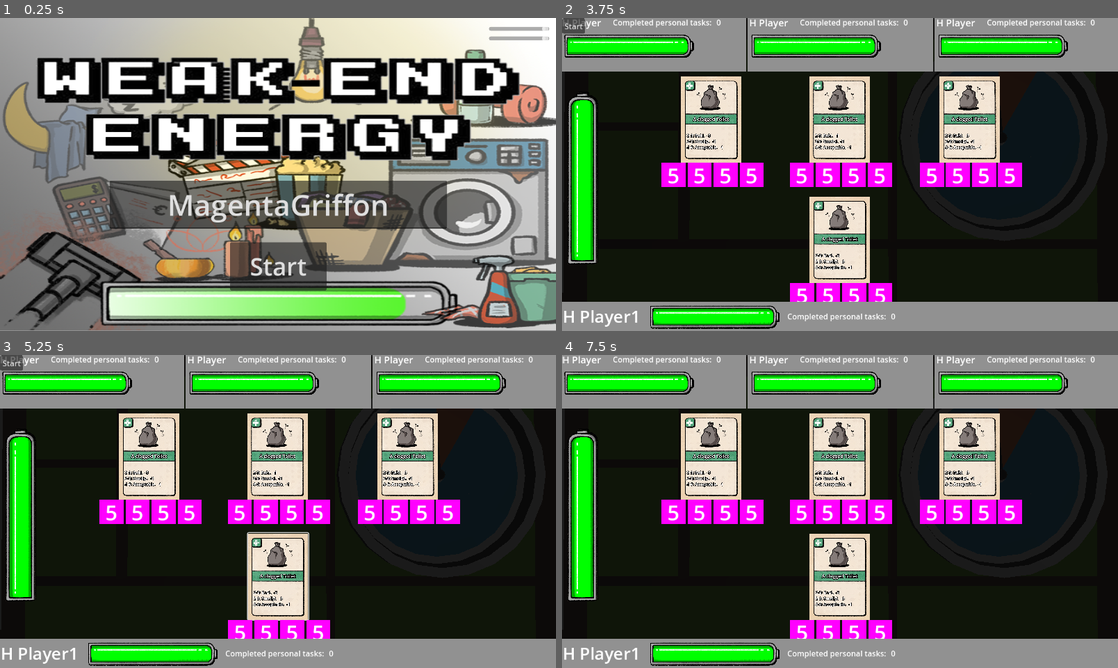
Above: before the commit, frames 1-4 (two rows, left to right).
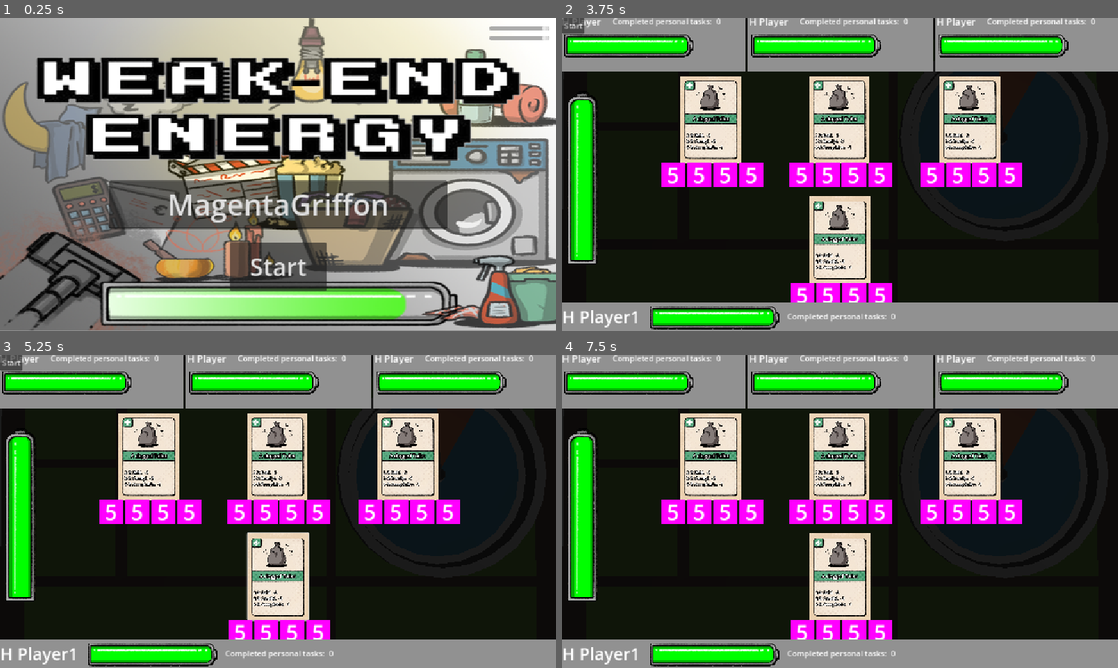
Above: after the commit, the same moments.

Repository: Lievven/weak-end-energy
Game: Godot game, scene res://jans_scene.tscn
Same seed, same stepped clock (60 frames per second), same inputs: the game is played once before the commit and once after it. Sound files missing from this copy of the repository are replaced by a short silence.
Inputs (mouse positions are in pixels of both pictures, inside the frame that each line leads up to):
- Up to frame 1 (0.25 s): no input
- Up to frame 2 (3.75 s): click (840, 174) at 0.5 s; click (840, 240) at 1.27 s; click "Start" at 2 s; click "Start" at 2.75 s; click "Start" at 3.5 s
- Up to frame 3 (5.25 s): click (278, 511) at 4.25 s; click (278, 577) at 5.02 s
- Up to frame 4 (7.5 s): click (840, 511) at 5.75 s; click (840, 577) at 6.52 s; click "Start" at 7.25 s

The runs differ from the first frame. In frame 1, 8.9% of the frame differs, in the area x 0-100%, y 0-100%; in frame 2, 7.5%; in frame 3, 7.6%; in frame 4, 7.5%.

Commit message:
include protocol in url to use localhost via http, add BoardAndClockController to move clock (closes #1) added per playercount constants for energy and group tasks count implemented win condition some reserialization shenanigans, set scale mode to "Canvas" to fix pixely scaling in browser

Diff:
--- /dev/null
+++ b/Godot/clock/BoardAndClockController.gd
@@ -0,0 +1,20 @@
+extends Node
+
+@export var clock_arm_parent : Node3D
+@export var clock_arm_name : String
+
+var clock_arm : Node3D
+
+func _ready():
+	clock_arm = clock_arm_parent.find_child(clock_arm_name);
+
+func _enter_tree():
+	Fred.game_state_wrapper_changed.connect(game_state_wrapper_changed)
+
+func _exit_tree():
+	Fred.game_state_wrapper_changed.disconnect(game_state_wrapper_changed)
+
+func game_state_wrapper_changed(gsw : game_state_wrapper):
+	if !gsw.is_game_started(): return
+
+	clock_arm.rotation = Vector3(0,0,-((gsw.get_turn_index()+0.5) / gsw.get_turns_max()) * PI * 2)
--- a/Godot/fred.gd
+++ b/Godot/fred.gd
@@ -6,8 +6,8 @@
 signal update_cards(cards)
 signal game_state_wrapper_changed(v:game_state_wrapper);
 
-var url = "2cool4bool.com"
-#var url = "localhost:8081"
+#var url = "https://2cool4bool.com"
+var url = "http://localhost:8081"
 @onready var poll_http = HTTPRequest.new()
 @onready var req_http = HTTPRequest.new()
 
@@ -24,21 +24,21 @@
 
 
 func poll():
-	poll_http.request("https://" + url + "/poll?user=" + user_id + "&knownVersion=" + str(previous_version))
+	poll_http.request(url + "/poll?user=" + user_id + "&knownVersion=" + str(previous_version))
 
 
 func stage_card(card_id):
-	req_http.request("https://" + url + "/action?user=" + user_id + \
+	req_http.request(url + "/action?user=" + user_id + \
 	"&action=StageCard&cardId=" + str(card_id))
 
 
 func choose_activity(card_id):
-	req_http.request("https://" + url + "/action?user=" + user_id + \
+	req_http.request(url + "/action?user=" + user_id + \
 	"&action=ChooseActivity&cardId=" + str(card_id))
 
 
 func start_game():
-	req_http.request("https://" + url + "/action?user=" + user_id + \
+	req_http.request(url + "/action?user=" + user_id + \
 	"&action=StartGame")
 
 func _on_request_completed(result, response_code, headers, body) -> void:
--- a/Godot/gameStateWrapper.gd
+++ b/Godot/gameStateWrapper.gd
@@ -56,8 +56,14 @@
 func get_turn_index()->int:
 	return inner_game_state.turnIndex;
 
+func get_turns_max()->int:
+	return inner_game_state.conGeneral.numTurns;
+
 func get_is_staging_phase()->bool:
 	return inner_game_state.phaseIndex == 0;
 
 func get_is_choosing_activity_phase()->bool:
 	return inner_game_state.phaseIndex == 1;
+
+func get_playercount_con():
+	return inner_game_state.conGeneral.byPlayerCount[inner_game_state.players.size()];
--- a/Godot/jans_scene.tscn
+++ b/Godot/jans_scene.tscn
@@ -1,11 +1,12 @@
-[gd_scene load_steps=9 format=3 uid="uid://e8bhwjkcn0ir"]
+[gd_scene load_steps=10 format=3 uid="uid://e8bhwjkcn0ir"]
 
 [ext_resource type="PackedScene" uid="uid://dkdlmjor1so01" path="res://board_and_clock_2.fbx" id="2_86lhx"]
 [ext_resource type="PackedScene" uid="uid://dwansns35h8w4" path="res://card_ui/card_hand.tscn" id="2_n0yoy"]
 [ext_resource type="PackedScene" uid="uid://dwrs03074tgo1" path="res://resources/board_and_clock.fbx" id="2_vslsf"]
 [ext_resource type="Script" uid="uid://dfinw6b8dggu" path="res://button.gd" id="3_n0yoy"]
+[ext_resource type="Script" uid="uid://bj7a4jorko4c" path="res://clock/BoardAndClockController.gd" id="3_tmg3v"]
 [ext_resource type="PackedScene" uid="uid://boxlrrifk2hh1" path="res://staging/staging_area.tscn" id="4_xrgg8"]
-[ext_resource type="PackedScene" path="res://menu.tscn" id="5_dwnfq"]
+[ext_resource type="PackedScene" uid="uid://de85dukbwipsf" path="res://menu.tscn" id="5_dwnfq"]
 [ext_resource type="PackedScene" uid="uid://bkg7n1gl3ow5u" path="res://main_ui.tscn" id="6_e6lia"]
 
 [sub_resource type="Environment" id="Environment_vslsf"]
@@ -23,6 +24,11 @@
 
 [node name="board_and_clock_2" parent="." instance=ExtResource("2_86lhx")]
 transform = Transform3D(1, 0, 0, 0, 1, 0, 0, 0, 1, -5.29639, 0, -0.868425)
+
+[node name="Node" type="Node" parent="." node_paths=PackedStringArray("clock_arm_parent")]
+script = ExtResource("3_tmg3v")
+clock_arm_parent = NodePath("../board_and_clock_2")
+clock_arm_name = "Cylinder"
 
 [node name="WorldEnvironment" type="WorldEnvironment" parent="."]
 environment = SubResource("Environment_vslsf")
--- a/Godot/main_ui.tscn
+++ b/Godot/main_ui.tscn
@@ -15,7 +15,6 @@
 
 [node name="other_players" parent="." instance=ExtResource("2_w37m7")]
 layout_mode = 1
-mouse_filter = 2
 
 [node name="local_player_container" parent="." instance=ExtResource("1_2ppmm")]
 layout_mode = 1
--- a/Godot/players_info/counters/multiple_task_counter/group_tasks_bar.gd
+++ b/Godot/players_info/counters/multiple_task_counter/group_tasks_bar.gd
@@ -16,4 +16,4 @@
 	if !is_started:
 		return;
 
-	bar.set_values(gsw.inner_game_state.completedGroupTasks,gsw.inner_game_state.conGeneral.groupTasksCompletionTarget);
+	bar.set_values(gsw.inner_game_state.completedGroupTasks,gsw.get_playercount_con().groupTasksCompletionTarget);
--- a/Godot/project.godot
+++ b/Godot/project.godot
@@ -22,7 +22,7 @@
 
 [display]
 
-window/stretch/mode="viewport"
+window/stretch/mode="canvas_items"
 
 [rendering]
 
Not shown, added: Godot/clock/BoardAndClockController.gd.uid
Not shown, changed: Godot/export_presets.cfg
Not shown: 1 places in Godot/players_info/local_player_info/player_info.tscn that only renumber resources
Not shown: 1 places in Godot/players_info/player_container/player_container.tscn that only renumber resources
Not shown, changed: NodeJS/index.js
